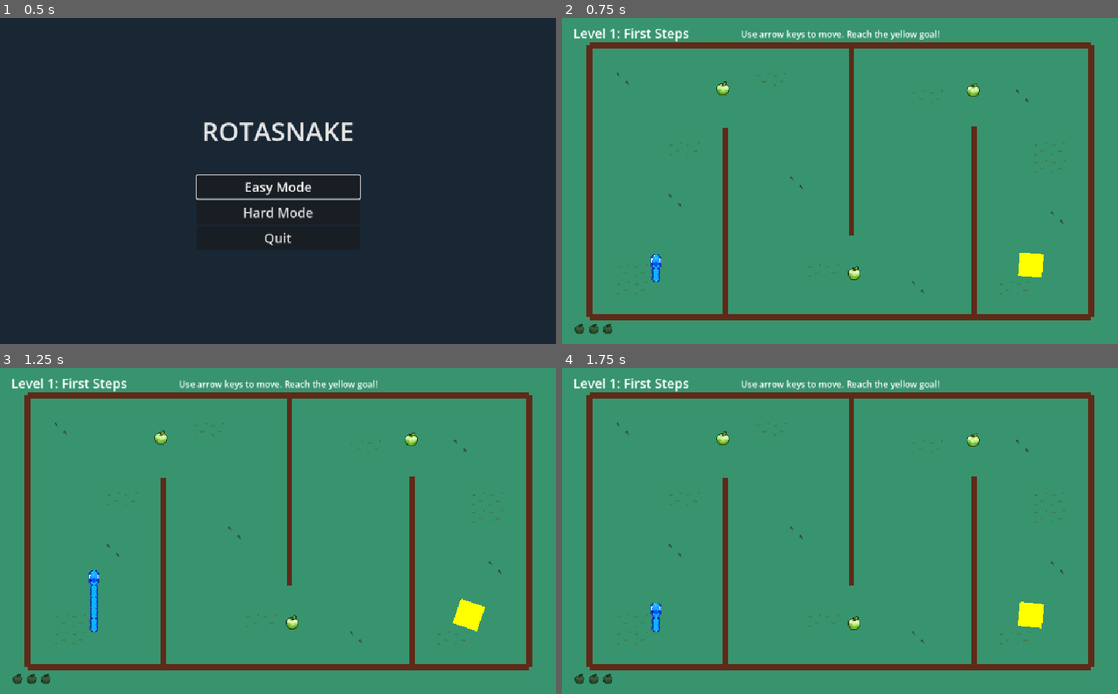
Above: before the commit, frames 1-4 (two rows, left to right).
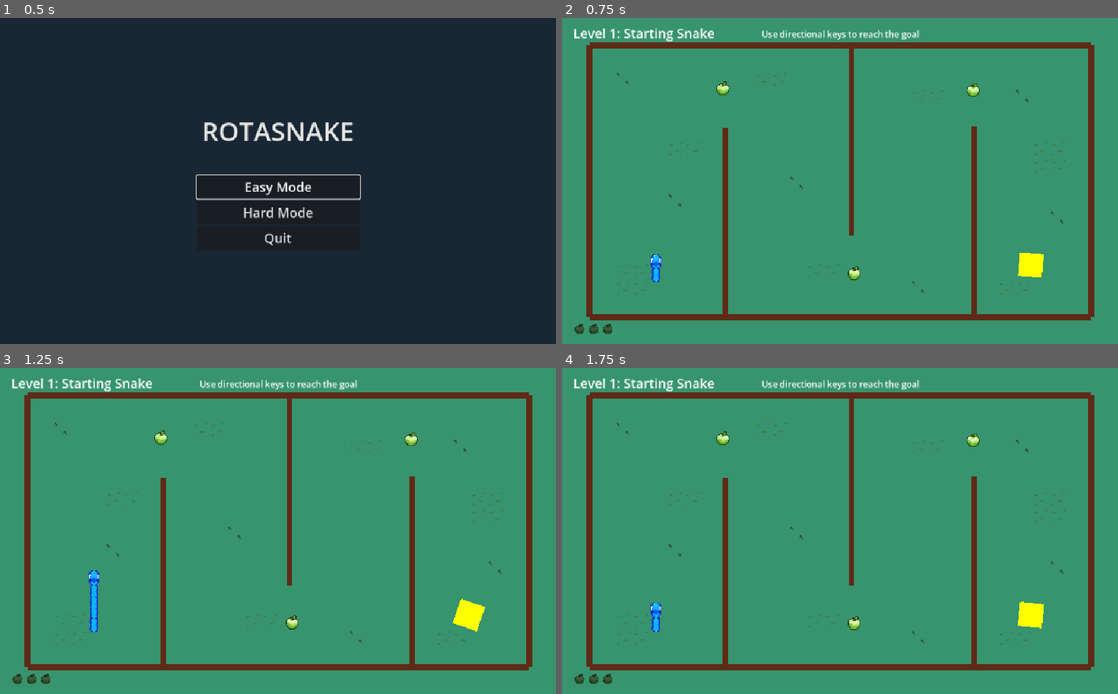
Above: after the commit, the same moments.

Repository: josephhagancreative/rotasnake
Game: Godot game, scene res://MainMenu.tscn
Same seed, same stepped clock (60 frames per second), same inputs: the game is played once before the commit and once after it.
Inputs:
- Up to frame 1 (0.5 s): no input
- Up to frame 2 (0.75 s): click "Easy Mode" at 0.5 s
- Up to frame 3 (1.25 s): no input
- Up to frame 4 (1.75 s): tap Enter (ui_accept) at 1.25, 1.52 s; hold Right (ui_right) from 1.28 s (still down)

Frame 1 is identical in both runs. In frame 2, 0.8% of the frame differs, in the area x 11-68%, y 3-8%; in frame 3, 0.8%; in frame 4, 0.8%.

Commit message:
Update level titles and hints

Diff:
--- a/BaseLevel.gd
+++ b/BaseLevel.gd
@@ -3,6 +3,7 @@
 
 @export var snake_start_position = Vector2(150, 300)
 @export var level_name = "Level"
+@export var level_hint = "Navigate to the goal!"
 
 @onready var walls_tilemap = $Walls
 @onready var goal = $Goal
@@ -16,8 +17,9 @@
 var death_tween: Tween
 
 func _ready():
-	# Set level name
+	# Set level name and hint
 	level_label.text = level_name
+	hint_label.text = level_hint
 
 	# Setup editor-placed elements
 	setup_editor_elements()
--- a/levels/Level1.gd
+++ b/levels/Level1.gd
@@ -4,8 +4,4 @@
 # Teaches: Basic movement and goal
 
 func _ready():
-	level_name = "Level 1: First Steps"
 	super._ready()
-
-	# Set hint
-	hint_label.text = "Use arrow keys to move. Reach the yellow goal!"
--- a/levels/Level1.tscn
+++ b/levels/Level1.tscn
@@ -9,6 +9,8 @@
 
 [node name="Level1" instance=ExtResource("2_baselevel")]
 script = ExtResource("1_b84ys")
+level_name = "Level 1: Starting Snake"
+level_hint = "Use directional keys to reach the goal"
 
 [node name="BackgroundTileMap" parent="." index="0"]
 format = 2
--- a/levels/Level2.gd
+++ b/levels/Level2.gd
@@ -4,7 +4,4 @@
 # Teaches: Tail collision danger
 
 func _ready():
-	level_name = "Level 2: Watch Your Tail"
 	super._ready()
-
-	hint_label.text = "Your tail follows you! Don't hit it when rotating!"
--- a/levels/Level2.tscn
+++ b/levels/Level2.tscn
@@ -8,6 +8,8 @@
 
 [node name="Level2" instance=ExtResource("2_baselevel")]
 script = ExtResource("1_gljt1")
+level_name = "Level 2: Spinning Snake"
+level_hint = "Loop your way to the goal"
 
 [node name="BackgroundTileMap" parent="." index="0"]
 format = 2
--- a/levels/Level3.gd
+++ b/levels/Level3.gd
@@ -4,7 +4,4 @@
 # Teaches: Timing and waiting (which triggers rotation)
 
 func _ready():
-	level_name = "Level 3: Moving Hazards"
 	super._ready()
-
-	hint_label.text = "Red obstacles will destroy you! Time your movement!"
--- a/levels/Level3.tscn
+++ b/levels/Level3.tscn
@@ -9,6 +9,8 @@
 
 [node name="Level3" instance=ExtResource("2_baselevel")]
 script = ExtResource("1_gq8fh")
+level_name = "Level 3: Slithering Snake"
+level_hint = "Avoid the obstacles on the way to the goal"
 
 [node name="BackgroundTileMap" parent="." index="0"]
 format = 2
--- a/levels/Level4.gd
+++ b/levels/Level4.gd
@@ -4,7 +4,4 @@
 # Challenge: Navigate narrow zigzag paths while managing growing tail
 
 func _ready():
-	level_name = "Level 4: Tight Squeeze"
 	super._ready()
-
-	hint_label.text = "Navigate the narrow corridors! Watch your tail length!"
--- a/levels/Level4.tscn
+++ b/levels/Level4.tscn
@@ -8,6 +8,8 @@
 
 [node name="Level4" instance=ExtResource("2_baselevel")]
 script = ExtResource("1_level4")
+level_name = "Level 4: Secret Snake"
+level_hint = "Try and collect all the extra apples"
 
 [node name="BackgroundTileMap" parent="." index="0"]
 format = 2
--- a/levels/Level5.gd
+++ b/levels/Level5.gd
@@ -4,7 +4,4 @@
 # Challenge: Timing through multiple obstacles with different patterns
 
 func _ready():
-	level_name = "Level 5: Danger Zone"
 	super._ready()
-
-	hint_label.text = "Time your movements carefully! Multiple hazards ahead!"
--- a/levels/Level5.tscn
+++ b/levels/Level5.tscn
@@ -9,6 +9,8 @@
 
 [node name="Level5" instance=ExtResource("2_baselevel")]
 script = ExtResource("1_level5")
+level_name = "Level 5: Scenic Snake"
+level_hint = "Sometimes the direct path leads to pain"
 
 [node name="BackgroundTileMap" parent="." index="0"]
 format = 2
--- a/levels/Level6.gd
+++ b/levels/Level6.gd
@@ -4,7 +4,4 @@
 # Challenge: Navigate spiral inward while managing tail rotation
 
 func _ready():
-	level_name = "Level 6: The Spiral"
 	super._ready()
-
-	hint_label.text = "Follow the spiral inward! Use rotation wisely!"
--- a/levels/Level6.tscn
+++ b/levels/Level6.tscn
@@ -8,6 +8,8 @@
 
 [node name="Level6" instance=ExtResource("2_baselevel")]
 script = ExtResource("1_level6")
+level_name = "Level 6: Steady Snake"
+level_hint = "Speed run or collect them all"
 
 [node name="BackgroundTileMap" parent="." index="0"]
 format = 2
--- a/levels/Level7.gd
+++ b/levels/Level7.gd
@@ -4,7 +4,4 @@
 # Challenge: Wait for perfect timing, manage rotation while waiting
 
 func _ready():
-	level_name = "Level 7: Synchronicity"
 	super._ready()
-
-	hint_label.text = "Watch the pattern and wait for your moment!"
--- a/levels/Level7.tscn
+++ b/levels/Level7.tscn
@@ -9,6 +9,8 @@
 
 [node name="Level7" instance=ExtResource("2_baselevel")]
 script = ExtResource("1_level7")
+level_name = "Level 7: Super Snake"
+level_hint = "Collect all the apples to be a superstar"
 
 [node name="BackgroundTileMap" parent="." index="0"]
 format = 2
